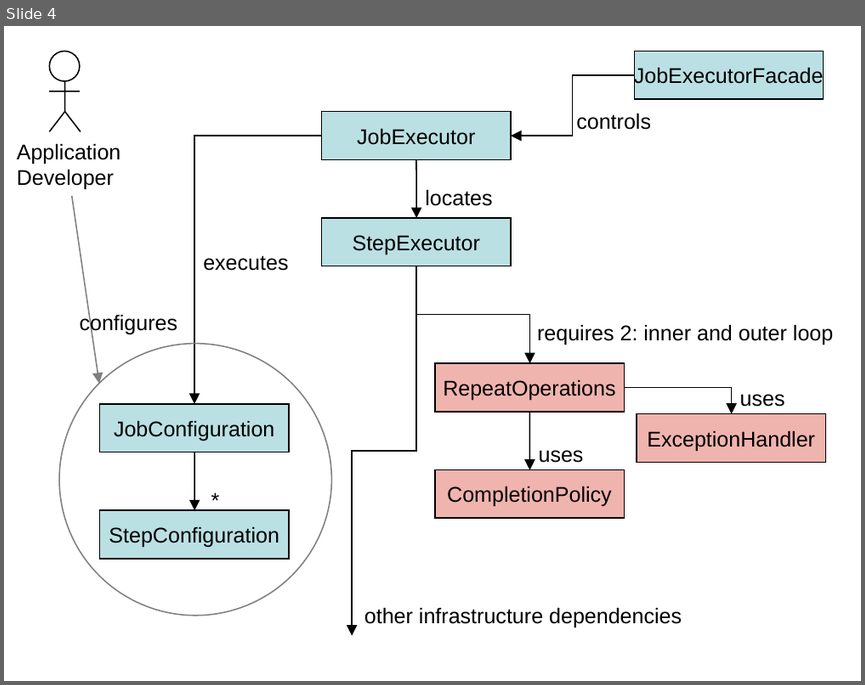
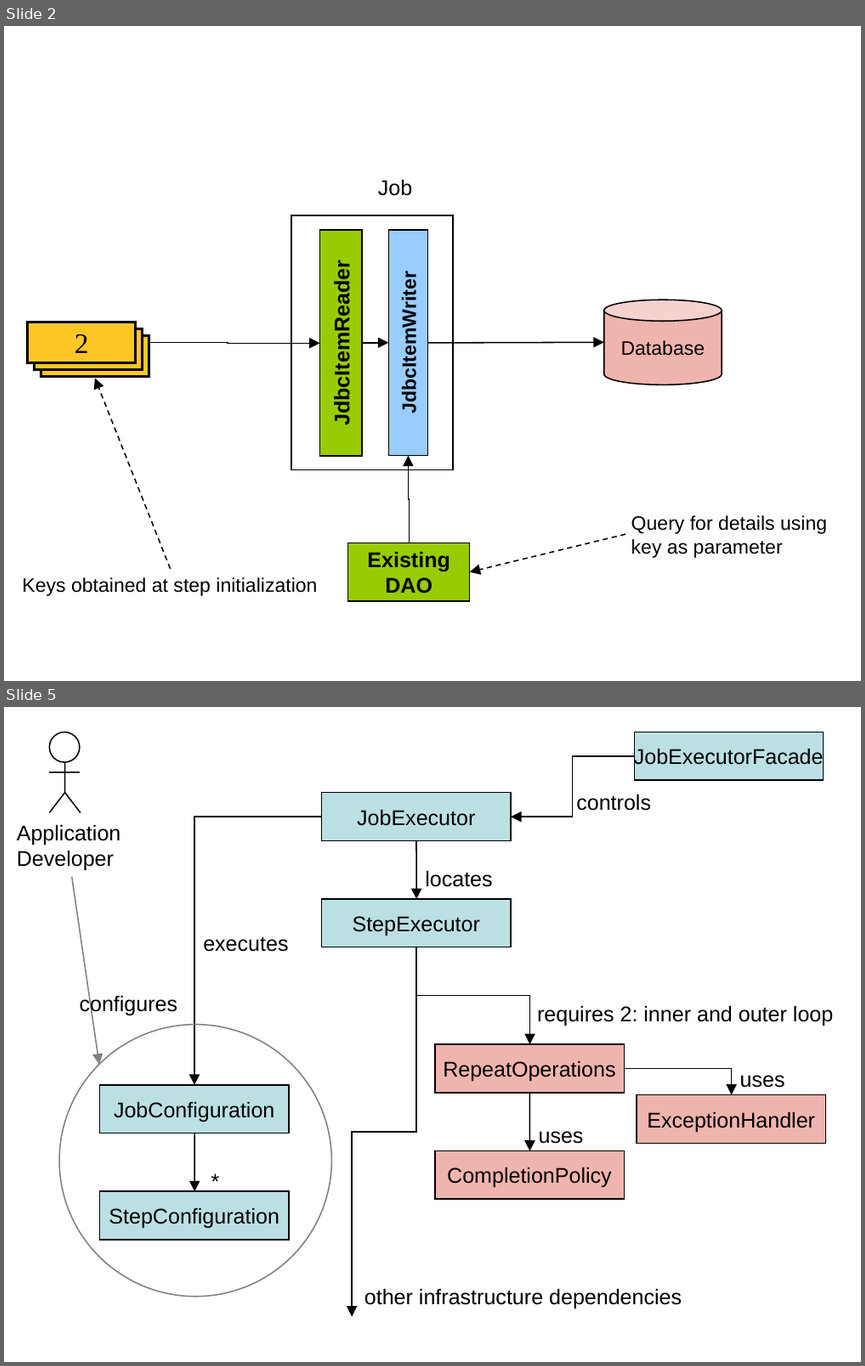
Before and after one commit to spring-projects/spring-batch, a slide deck: docs/models/Figures.ppt. Shown one above the other, each under a label of ours: slide 4 before the commit, slides 2 and 5 after it; the slides between them are not shown. The pictures are 865x685 and 865x1366 pixels, drawn with LibreOffice and Linux fonts; fonts in the diff are those of the drawing. Boxes give left, top, right and bottom in pixels: in the first picture for what was removed or moved away, otherwise in the second. Text is boxed around its words. In the diff, an @@ line names an element or a change of style, - is before the commit and + after.

Commit message:
BATCH-943: update driving query job figure

```diff
--- a/docs/models/Figures.ppt
+++ b/docs/models/Figures.ppt
@@ slide 2 added at (x1=4, y1=26, x2=861, y2=681), background #FFFFFF @@
@@ text added at (x1=378, y1=179, x2=412, y2=196), 12 pt, text #000000 @@
+Job
@@ rectangle added at (x1=291, y1=216, x2=452, y2=471), fill #FFFFFF, outline #000000 0.74 pt @@
@@ rectangle added at (x1=320, y1=230, x2=363, y2=456), fill #99CC00, outline #000000 0.74 pt, 12 pt, text #000000, bold @@
+JdbcItemReader
@@ rectangle added at (x1=389, y1=230, x2=428, y2=456), fill #99CCFF, outline #000000 0.74 pt, 11 pt, text #000000, bold @@
+JdbcItemWriter
@@ cylinder added at (x1=605, y1=300, x2=722, y2=385), fill #F0B4AE, outline #000000 0.74 pt, 11 pt, text #000000 @@
+Database
@@ rectangle added at (x1=27, y1=322, x2=135, y2=363), fill #FFC726, outline #000000 1.45 pt, 16 pt, text #000000 @@
+2
@@ rectangle added at (x1=35, y1=329, x2=143, y2=369), fill #FFC726, outline #000000 1.45 pt, 16 pt, text #000000 @@
+2
@@ rectangle added at (x1=41, y1=336, x2=148, y2=377), fill #FFC726, outline #000000 1.45 pt, 16 pt, text #000000 @@
+2
@@ elbow arrow added from (137, 342) to (320, 344), #000000 0.74 pt @@
@@ arrow added from (361, 344) to (363, 344), #000000 0.74 pt @@
@@ elbow arrow added from (361, 344) to (388, 342), #000000 0.74 pt @@
@@ arrow added from (428, 344) to (605, 342), #000000 0.74 pt @@
@@ arrow added from (171, 569) to (95, 378), #000000 0.74 pt dashed @@
@@ elbow arrow added from (409, 544) to (409, 456), #000000 0.74 pt @@
@@ arrow added from (625, 534) to (470, 573), #000000 0.74 pt dashed @@
@@ text added at (x1=631, y1=516, x2=827, y2=558), 11 pt, text #000000 @@
+Query for details using
+key as parameter
@@ rectangle added at (x1=348, y1=544, x2=470, y2=601), fill #99CC00, outline #000000 0.74 pt, 12 pt, text #000000, bold @@
+Existing
+DAO
@@ text added at (x1=22, y1=578, x2=317, y2=596), 11 pt, text #000000 @@
+Keys obtained at step initialization
@@ what was slide 4 is now slide 5 @@
```
Also in this commit, not shown: 5 slides changed, 1 slide removed, 2 other files.
